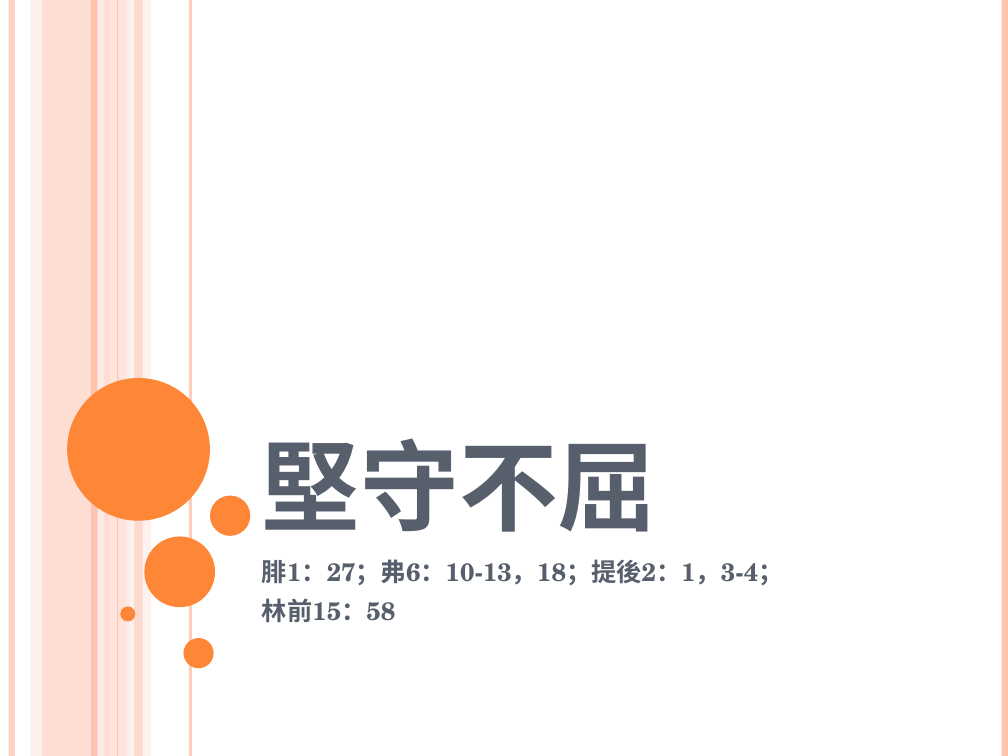
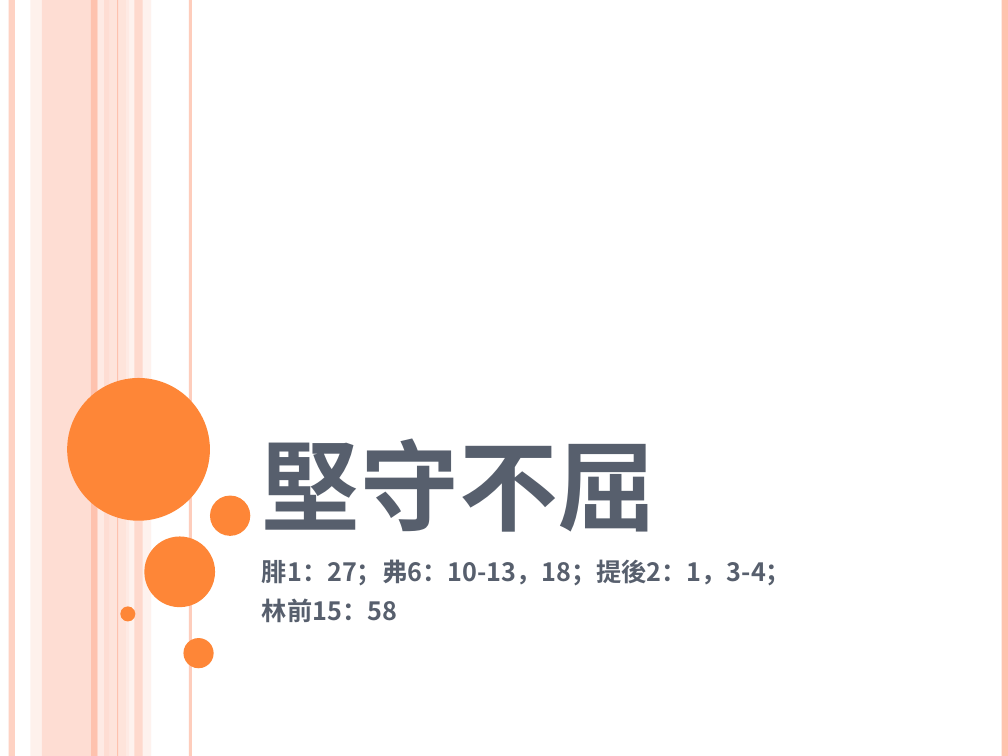
Before and after one commit to batisuoc/worship-resources, a slide deck: slide 1 of 67堅守不屈.pptx. Drawn at 1008x756 pixels with LibreOffice and Linux fonts; fonts in the diff are those of the drawing. Boxes give left, top, right and bottom in pixels: in the first picture for what was removed or moved away, otherwise in the second. Text is boxed around its words. In the diff, an @@ line names an element or a change of style, - is before the commit and + after.

```diff
--- a/67堅守不屈.pptx
+++ b/67堅守不屈.pptx
@@ subtitle "腓1：27；弗6：10-13，18；提後2：1，3-4；" at (262, 559, 791, 622): font TeX Gyre Schola to Noto Sans CJK SC @@
```
Also in this commit, not shown: 7 other slides changed, 1 other file.
